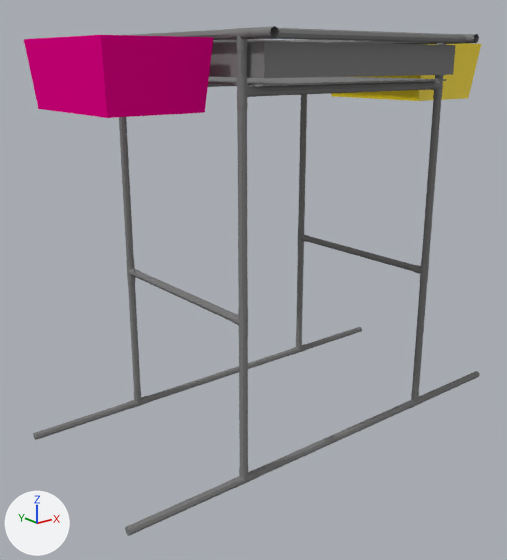
The Blender file models/robosub25/collection_table/collection_table.blend, before and after one commit.
The view is the same before and after, from a 50 mm camera at (-1.138, -1.321, -0.046) aimed at (-0.066, 0.019, -0.582). The axes (+X, +Y, +Z) are drawn at lower left. The lights are the same throughout. The first picture is the older version.
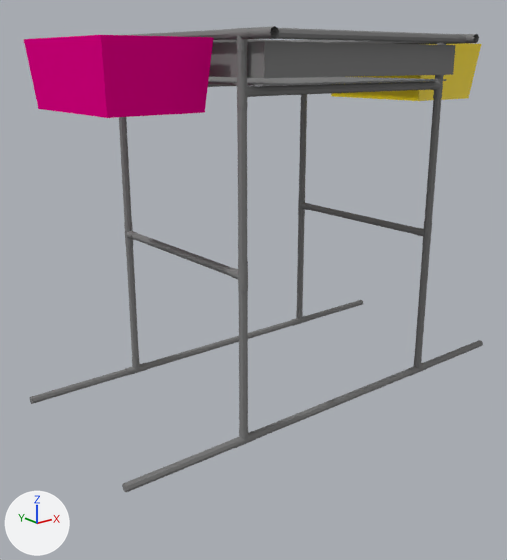
Commit message: Update collection table

Boxes [x1, y1, x2, y2] around the edits, measured in the pictures (507 x 560 px; the box of a moved part takes in the faces that stretch with it):
'Cube.005', reshaped (9% shorter)
    before: [33, 26, 480, 536]
    after: [30, 26, 483, 492]
part 1 of me_cube_005, moved or reshaped
    before: [126, 260, 139, 284]
    after: [124, 222, 137, 246]
part 2 of me_cube_005, moved or reshaped
    before: [231, 308, 248, 337]
    after: [230, 262, 248, 292]
part 3 of me_cube_005, moved or reshaped
    before: [413, 259, 429, 283]
    after: [415, 222, 432, 246]
part 4 of me_cube_005, moved or reshaped
    before: [298, 228, 308, 247]
    after: [298, 196, 309, 215]
part 5 of me_cube_005, moved or reshaped
    before: [305, 236, 414, 271]
    after: [306, 204, 417, 234]
part 6 of me_cube_005, moved or reshaped
    before: [133, 270, 235, 321]
    after: [131, 232, 234, 276]
part 7 of me_cube_005, moved or reshaped
    before: [296, 247, 304, 342]
    after: [297, 215, 305, 313]
part 8 of me_cube_005, moved or reshaped
    before: [128, 283, 141, 394]
    after: [126, 246, 139, 360]
part 9 of me_cube_005, moved or reshaped
    before: [412, 283, 427, 394]
    after: [414, 245, 430, 360]
part 10 of me_cube_005, moved or reshaped
    before: [239, 336, 248, 470]
    after: [239, 291, 248, 430]
part 11 of me_cube_005, moved or reshaped
    before: [128, 393, 149, 409]
    after: [125, 360, 148, 376]
part 12 of me_cube_005, moved or reshaped
    before: [233, 467, 257, 488]
    after: [232, 428, 257, 448]
part 13 of me_cube_005, moved or reshaped
    before: [292, 342, 308, 355]
    after: [292, 312, 308, 326]
part 14 of me_cube_005, moved or reshaped
    before: [407, 393, 424, 409]
    after: [408, 359, 427, 376]
part 15 of me_cube_005, moved or reshaped
    before: [33, 327, 362, 440]
    after: [30, 300, 363, 404]
part 16 of me_cube_005, moved or reshaped
    before: [125, 371, 480, 536]
    after: [122, 340, 483, 492]

The change in detail:
me_cube_005 is used by ob_cube_005; location (0.0, 0.0, 0.0).
me_cube_005 had 3316 vertices, 4644 faces and spanned x -0.589..0.594, y -0.324..0.338, z -0.957..0.01.
me_cube_005 now has 3316 vertices, 4644 faces and spans x -0.589..0.594, y -0.324..0.338, z -0.857..0.01.
me_cube_005 part 1: the loose piece of 143 vertices spanning x -0.303..-0.283, y 0.214..0.254, z -0.6..-0.54 is moved by (0.0, 0.0, 0.1).
me_cube_005 part 2: the loose piece of 143 vertices spanning x -0.303..-0.283, y -0.24..-0.2, z -0.599..-0.539 is moved by (0.0, 0.0, 0.1).
me_cube_005 part 3: the loose piece of 143 vertices spanning x 0.293..0.313, y -0.24..-0.2, z -0.599..-0.539 is moved by (0.0, 0.0, 0.1).
me_cube_005 part 4: the loose piece of 143 vertices spanning x 0.293..0.313, y 0.214..0.254, z -0.6..-0.54 is moved by (0.0, 0.0, 0.1).
me_cube_005 part 5: the loose piece of 16 vertices spanning x 0.294..0.313, y -0.206..0.215, z -0.579..-0.56 is moved by (0.0, 0.0, 0.1).
me_cube_005 part 6: the loose piece of 16 vertices spanning x -0.302..-0.283, y -0.206..0.215, z -0.579..-0.56 is moved by (0.0, 0.0, 0.1).
me_cube_005 part 7: the loose piece of 16 vertices spanning x 0.294..0.313, y 0.235..0.254, z -0.919..-0.591 is moved by (0.0, 0.0, 0.1).
me_cube_005 part 8: the loose piece of 16 vertices spanning x -0.303..-0.284, y 0.235..0.254, z -0.919..-0.591 is moved by (0.0, 0.0, 0.1).
me_cube_005 part 9: the loose piece of 16 vertices spanning x 0.294..0.313, y -0.24..-0.221, z -0.919..-0.591 is moved by (0.0, 0.0, 0.1).
me_cube_005 part 10: the loose piece of 16 vertices spanning x -0.303..-0.284, y -0.24..-0.221, z -0.919..-0.591 is moved by (0.0, 0.0, 0.1).
me_cube_005 part 11: the loose piece of 143 vertices spanning x -0.323..-0.263, y 0.234..0.254, z -0.956..-0.916 is moved by (0.0, 0.0, 0.1).
me_cube_005 part 12: the loose piece of 143 vertices spanning x -0.323..-0.263, y -0.24..-0.22, z -0.957..-0.917 is moved by (0.0, 0.0, 0.1).
me_cube_005 part 13: the loose piece of 143 vertices spanning x 0.273..0.333, y 0.234..0.254, z -0.956..-0.916 is moved by (0.0, 0.0, 0.1).
me_cube_005 part 14: the loose piece of 143 vertices spanning x 0.273..0.333, y -0.24..-0.22, z -0.957..-0.917 is moved by (0.0, 0.0, 0.1).
me_cube_005 part 15: the loose piece of 16 vertices spanning x -0.587..0.593, y 0.235..0.254, z -0.956..-0.937 is moved by (0.0, 0.0, 0.1).
me_cube_005 part 16: the loose piece of 16 vertices spanning x -0.589..0.594, y -0.24..-0.221, z -0.956..-0.937 is moved by (0.0, 0.0, 0.1).
Other edits to the shape of me_cube_005 do not show in these pictures.
